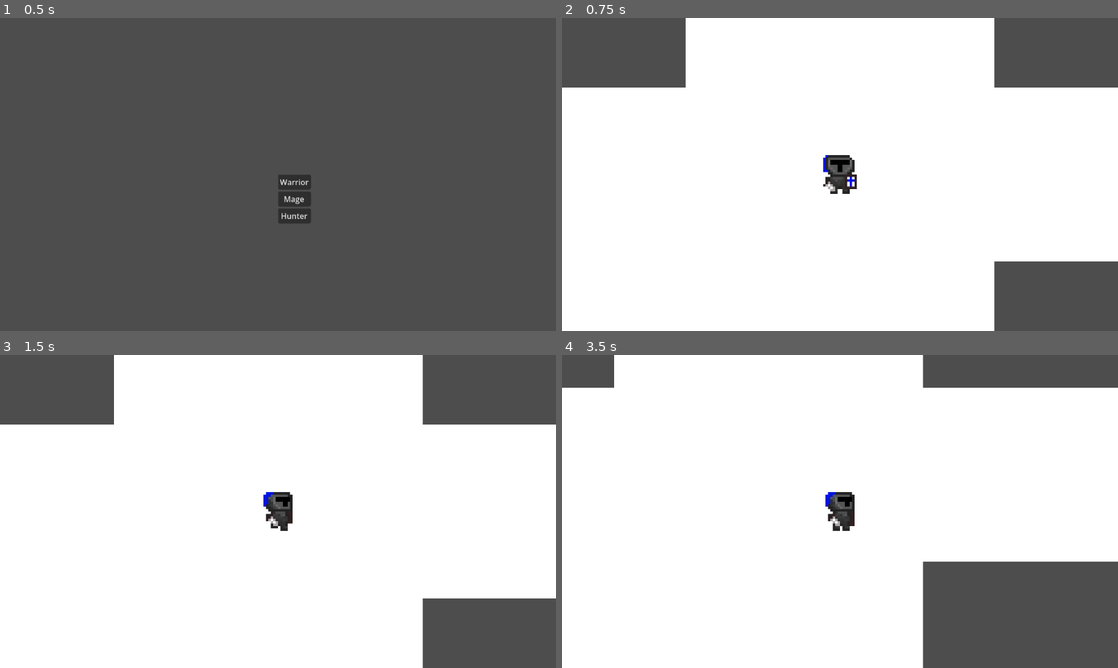
Above: before the commit, frames 1-4 (two rows, left to right).
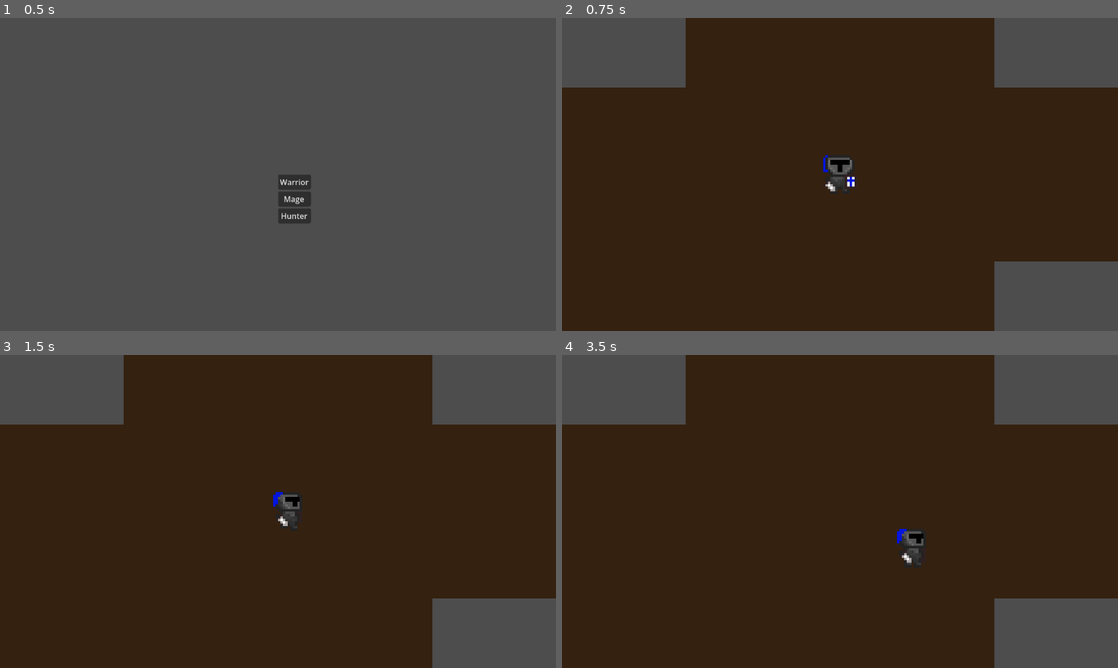
Above: after the commit, the same moments.

Repository: Naskacz/InzRogueLike
Game: Godot game, scene res://game/character_selection.tscn
Same seed, same stepped clock (60 frames per second), same inputs: the game is played once before the commit and once after it.
Inputs (mouse positions are in pixels of both pictures, inside the frame that each line leads up to):
- Up to frame 1 (0.5 s): no input
- Up to frame 2 (0.75 s): click "Warrior" at 0.5 s
- Up to frame 3 (1.5 s): tap Enter at 1.25 s; move the mouse to (400, 495) at 1.27 s; press the mouse at (400, 495) at 1.28 s; hold Right (ui_right) from 1.28 s (still down)
- Up to frame 4 (3.5 s): move the mouse to (728, 527) at 2.02 s; release Right (ui_right) at 2.03 s; release the mouse at (728, 527) at 2.03 s; hold Down (ui_down) 2.03-2.78 s; click (728, 527) at 2.1 s; move the mouse to (895, 442) at 2.77 s; press the mouse at (895, 442) at 2.78 s; hold Right (ui_right) from 2.78 s (still down)

Frame 1 is identical in both runs. In frame 2, 85% of the frame differs, in the area x 0-100%, y 0-100%; in frame 3, 85%; in frame 4, 92%.

Commit message:
Added basic door mechanics

Diff:
--- /dev/null
+++ b/Door.gd
@@ -0,0 +1,27 @@
+extends Area2D
+
+@export var direction: Vector2i = Vector2i.RIGHT
+
+func _ready() -> void:
+	body_entered.connect(_on_body_entered)
+
+func _on_body_entered(body: Node2D) -> void:
+	if body.is_in_group("Player"):
+		var camera = get_viewport().get_camera_2d()
+		if camera:
+			var room_size = Vector2(640, 360)
+
+			# Pobieramy rodzica drzwi (czyli konkretny pokój, w którym stoi gracz)
+			var current_room = get_parent()
+
+			# Obliczamy absolutny środek DOCELOWEGO pokoju
+			# (Pozycja obecnego pokoju + przesunięcie o jeden pokój w danym kierunku + środek pokoju)
+			var target_room_center = current_room.global_position + (Vector2(direction) * room_size) + (room_size / 2)
+
+			# Płynny ruch kamery
+			var tween = create_tween()
+			tween.tween_property(camera, "global_position", target_room_center, 0.4).set_trans(Tween.TRANS_SINE).set_ease(Tween.EASE_OUT)
+
+			# Automatycznie "wpychamy" gracza w głąb nowego pokoju,
+			# żeby nie stał bezpośrednio na czujniku drzwi powrotnych
+			body.global_position += Vector2(direction) * 120.0
--- a/Main.gd
+++ b/Main.gd
@@ -1,8 +1,10 @@
 extends Node2D
+
 @export var room_scene: PackedScene
 @export var player_scene: PackedScene
 @export var number_of_rooms: int = 8
 @export var room_size: Vector2 = Vector2(640, 360)
+var game_ready: bool = false
 func _ready() -> void:
 	generate_dungeon()
 
@@ -13,10 +15,8 @@
 
 	while room_positions.size() < number_of_rooms:
 		var random_room = room_positions[randi() % room_positions.size()]
-
 		var directions = [Vector2i.UP, Vector2i.DOWN, Vector2i.LEFT, Vector2i.RIGHT]
 		var random_dir = directions[randi() % directions.size()]
-
 		var next_grid_pos = random_room + random_dir
 
 		if not room_positions.has(next_grid_pos):
@@ -24,7 +24,6 @@
 
 	for i in range(room_positions.size()):
 		var grid_pos = room_positions[i]
-
 		var new_room = room_scene.instantiate()
 
 		new_room.position = Vector2(grid_pos.x * room_size.x, grid_pos.y * room_size.y)
@@ -33,5 +32,14 @@
 
 	if player_scene != null:
 		var player = player_scene.instantiate()
-		player.position = Vector2(0, 0) + (room_size / 2)
+		var start_center = Vector2(0, 0) + (room_size / 2)
+
+		player.position = start_center
 		add_child(player)
+
+		var camera = $Camera2D
+		if camera:
+			camera.global_position = start_center
+
+	await get_tree().physics_frame
+	game_ready = true
--- a/Main.tscn
+++ b/Main.tscn
@@ -2,7 +2,7 @@
 
 [ext_resource type="Script" uid="uid://h4ru1snm5aup" path="res://Main.gd" id="1_r0du0"]
 [ext_resource type="PackedScene" uid="uid://diygwv781k3tm" path="res://player.tscn" id="1_uu6xs"]
-[ext_resource type="PackedScene" uid="uid://dyhs6uhqwa3on" path="res://Room.tscn" id="2_cm0pq"]
+[ext_resource type="PackedScene" uid="uid://dyhs6uhqwa3on" path="res://Starting_room.tscn" id="2_cm0pq"]
 
 [sub_resource type="TileSet" id="TileSet_c2nmx"]
 
@@ -13,3 +13,5 @@
 
 [node name="TileMapLayer" type="TileMapLayer" parent="." unique_id=1303524626]
 tile_set = SubResource("TileSet_c2nmx")
+
+[node name="Camera2D" type="Camera2D" parent="." unique_id=373759841]
--- a/Player.gd
+++ b/Player.gd
@@ -45,11 +45,9 @@
 	var scene = stats_manager.base_data.attack_scene
 	var attack_instance = scene.instantiate()
 
-	# Dane pomocnicze
 	var direction = (get_global_mouse_position() - global_position).normalized()
 	var offset = 40
 
-	# Przekazujemy statystyki
 	attack_instance.attacker_stats = self.stats_manager
 
 	if attack_instance.speed <= 0:
--- /dev/null
+++ b/Room.gd
@@ -0,0 +1,3 @@
+extends Node2D
+
+@onready var room_area: Area2D = $RoomArea
--- a/Room.tscn
+++ /dev/null
@@ -1,15 +0,0 @@
-[gd_scene format=3 uid="uid://dyhs6uhqwa3on"]
-
-[node name="Room" type="Node2D" unique_id=783136944]
-
-[node name="DoorUp" type="Marker2D" parent="." unique_id=1753204821]
-
-[node name="DoorRight" type="Marker2D" parent="." unique_id=961980303]
-
-[node name="DoorDown" type="Marker2D" parent="." unique_id=710722037]
-
-[node name="DoorLeft" type="Marker2D" parent="." unique_id=1781936062]
-
-[node name="ColorRect" type="ColorRect" parent="." unique_id=1482945050]
-custom_minimum_size = Vector2(640, 360)
-custom_maximum_size = Vector2(640, 360)
--- /dev/null
+++ b/Starting_room.tscn
@@ -0,0 +1,71 @@
+[gd_scene format=3 uid="uid://dyhs6uhqwa3on"]
+
+[ext_resource type="Script" uid="uid://j8g43ts2i086" path="res://Door.gd" id="2_3unco"]
+
+[sub_resource type="RectangleShape2D" id="RectangleShape2D_8wdj2"]
+
+[sub_resource type="RectangleShape2D" id="RectangleShape2D_cg8vd"]
+
+[sub_resource type="RectangleShape2D" id="RectangleShape2D_e47ft"]
+
+[sub_resource type="RectangleShape2D" id="RectangleShape2D_c2nmx"]
+
+[sub_resource type="RectangleShape2D" id="RectangleShape2D_gw2vq"]
+size = Vector2(320, 180)
+
+[node name="Starting_Room" type="Node2D" unique_id=783136944]
+
+[node name="DoorUp" type="Area2D" parent="." unique_id=1793526551]
+z_index = 1
+position = Vector2(310, 10)
+script = ExtResource("2_3unco")
+direction = Vector2i(0, -1)
+
+[node name="CollisionShape2D" type="CollisionShape2D" parent="DoorUp" unique_id=873171352]
+z_index = 1
+shape = SubResource("RectangleShape2D_8wdj2")
+
+[node name="DoorRight" type="Area2D" parent="." unique_id=899347152]
+z_index = 1
+position = Vector2(630, 170)
+script = ExtResource("2_3unco")
+
+[node name="CollisionShape2D" type="CollisionShape2D" parent="DoorRight" unique_id=708574405]
+z_index = 1
+shape = SubResource("RectangleShape2D_cg8vd")
+
+[node name="DoorDown" type="Area2D" parent="." unique_id=2145203487]
+z_index = 1
+position = Vector2(310, 350)
+script = ExtResource("2_3unco")
+direction = Vector2i(0, 1)
+
+[node name="CollisionShape2D" type="CollisionShape2D" parent="DoorDown" unique_id=1798542232]
+z_index = 1
+shape = SubResource("RectangleShape2D_e47ft")
+
+[node name="DoorLeft" type="Area2D" parent="." unique_id=364133093]
+z_index = 1
+position = Vector2(10, 170)
+script = ExtResource("2_3unco")
+direction = Vector2i(-1, 0)
+
+[node name="CollisionShape2D" type="CollisionShape2D" parent="DoorLeft" unique_id=125323891]
+z_index = 1
+shape = SubResource("RectangleShape2D_c2nmx")
+
+[node name="ColorRect" type="ColorRect" parent="." unique_id=1482945050]
+custom_minimum_size = Vector2(640, 360)
+custom_maximum_size = Vector2(640, 360)
+color = Color(0.20553407, 0.12945381, 0.062205493, 1)
+metadata/_edit_use_anchors_ = true
+
+[node name="RoomArea" type="Area2D" parent="." unique_id=1668544505]
+collision_layer = 4294967295
+collision_mask = 4294967295
+monitoring = false
+monitorable = false
+
+[node name="CollisionShape2D" type="CollisionShape2D" parent="RoomArea" unique_id=652076073]
+position = Vector2(320, 180)
+shape = SubResource("RectangleShape2D_gw2vq")
--- /dev/null
+++ b/door_left.gd
@@ -0,0 +1,11 @@
+extends "res://Door.gd"
+
+
+# Called when the node enters the scene tree for the first time.
+func _ready() -> void:
+	pass # Replace with function body.
+
+
+# Called every frame. 'delta' is the elapsed time since the previous frame.
+func _process(delta: float) -> void:
+	pass
--- a/player.tscn
+++ b/player.tscn
@@ -13,14 +13,12 @@
 }]
 
 [sub_resource type="RectangleShape2D" id="RectangleShape2D_sweqy"]
+size = Vector2(46, 58)
 
-[node name="Player" type="CharacterBody2D" unique_id=1012443771]
-z_index = 1
+[node name="Player" type="CharacterBody2D" unique_id=1012443771 groups=["Player"]]
+z_index = 2
 collision_mask = 5
 script = ExtResource("1_i3pqv")
-
-[node name="Camera2D" type="Camera2D" parent="." unique_id=166442365]
-scale = Vector2(5, 5)
 
 [node name="AnimatedSprite2D" type="AnimatedSprite2D" parent="." unique_id=1538675174]
 texture_filter = 1
Not shown, added: Door.gd.uid
Not shown, added: Room.gd.uid
Not shown, added: door_left.gd.uid
